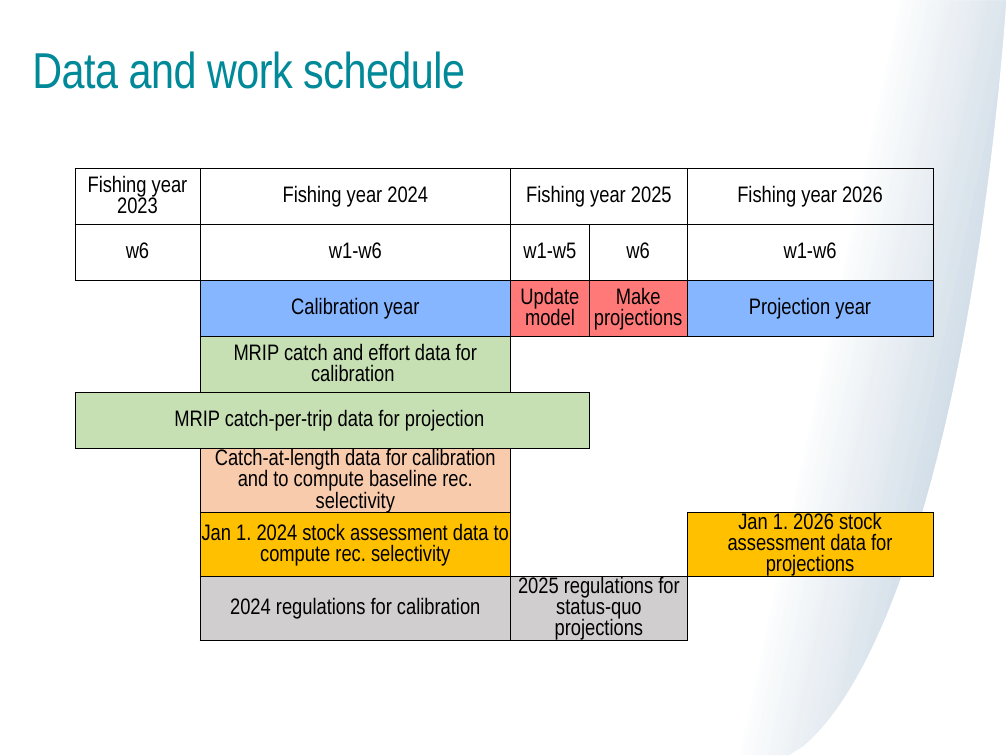
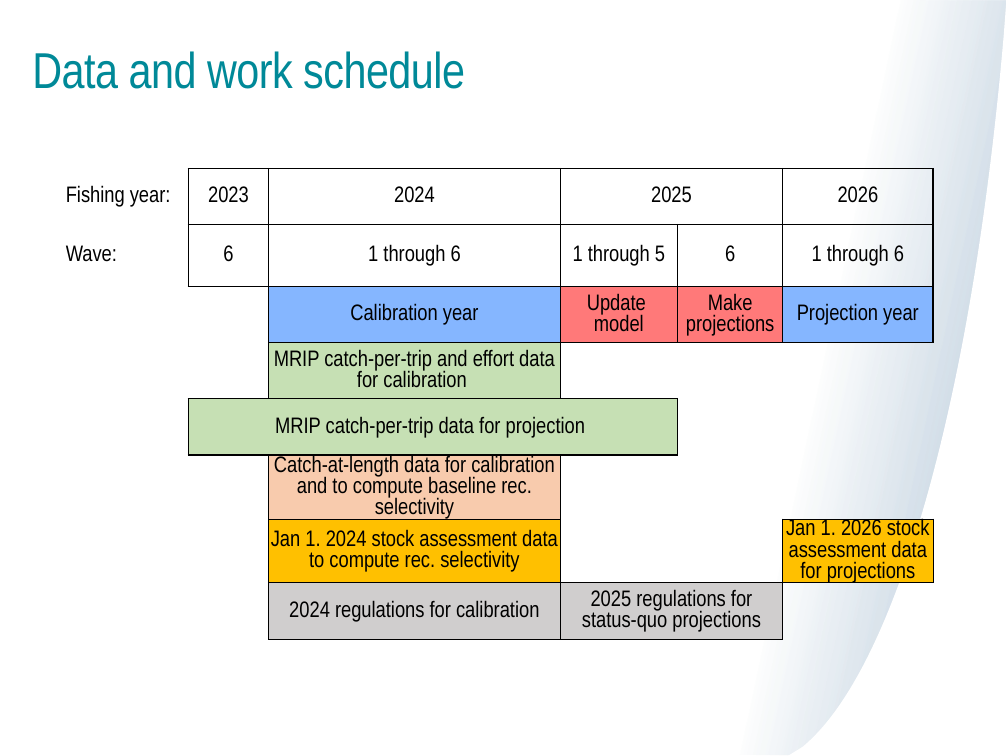
Before and after one commit to mle2718/flukeRDM, a slide deck: slide 7 of docs/TC meeting 6-20-25 Lou.pptx (slide 6 before the commit). Drawn at 1008x756 pixels with LibreOffice and Linux fonts; fonts in the diff are those of the drawing. Boxes give left, top, right and bottom in pixels: in the first picture for what was removed or moved away, otherwise in the second. Text is boxed around its words. In the diff, an @@ line names an element or a change of style, - is before the commit and + after.

```diff
--- a/docs/TC meeting 6-20-25 Lou.pptx
+++ b/docs/TC meeting 6-20-25 Lou.pptx
@@ table at (65, 168, 931, 674) @@
-column 1: Fishing year 2023 | w6 |  |  | MRIP catch-per-trip data for projection |  |  | 
-column 2: Fishing year 2024 | w1-w6 | Calibration year | MRIP catch and effort data for calibration |  | Catch-at-length data for calibration and to compute baseline rec. selectivity | Jan 1. 2024 stock assessment data to compute rec. selectivity | 2024 regulations for calibration
-column 3: Fishing year 2025 | w1-w5 | Update model |  |  |  |  | 2025 regulations for status-quo projections
-column 4:  | w6 | Make projections |  |  |  |  | 
-column 5: Fishing year 2026 | w1-w6 | Projection year |  |  |  | Jan 1. 2026 stock assessment data for projections | 
+column 1: Fishing year: | Wave: |  |  |  |  |  | 
+column 2: 2023 | 6 |  |  | MRIP catch-per-trip data for projection |  |  | 
+column 3: 2024 | 1 through 6 | Calibration year | MRIP catch-per-trip and effort data for calibration |  | Catch-at-length data for calibration and to compute baseline rec. selectivity | Jan 1. 2024 stock assessment data to compute rec. selectivity | 2024 regulations for calibration
+column 4: 2025 | 1 through 5 | Update / model |  |  |  |  | 2025 regulations for status-quo projections
+column 5:  | 6 | Make projections |  |  |  |  | 
+column 6: 2026 | 1 through 6 | Projection year |  |  |  | Jan 1. 2026 stock assessment data for projections | 
@@ table: place and size @@
-table at (75, 168, 932, 694)
+table at (65, 168, 931, 674)
```
Also in this commit, not shown: 17 other slides changed, 14 slides added, 2 slides removed, 8 other files.
